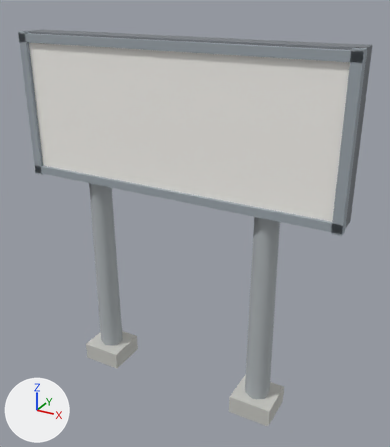
A saved change to the glTF model models/props/billboard/model.glb.
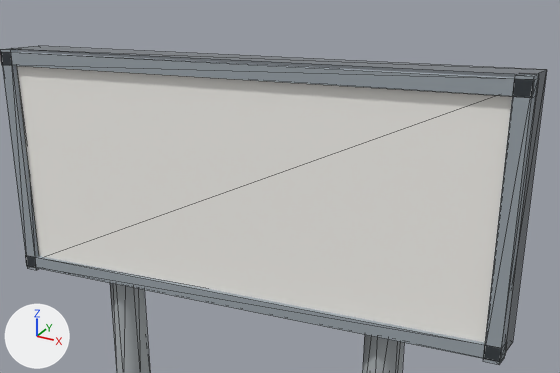
Each version appears first whole from a 50 mm lens placed at (10.91, -18.28, 17.34), pointed at (0.61, 0.44, 7.98), and next in a close-up on the part from 5% to 98% of the width and 0% to 54% of the height. The lights are fixed; the arrows at lower left show +X, +Y and +Z. The older version's two pictures come first. The close-ups show mesh edges as thin lines. Where no turn or scale is listed for an object, it has been applied to the vertices. Vertices at exactly the same position are counted once.

The older version as bpy lines, for what is in view:
```python
me_mesh_0 = bpy.data.meshes.new('Mesh_0')
me_mesh_0.from_pydata(...)  # 120 vertices, 192 faces; spans x -7.2..7.2, y -0.9..1.0, z -0.2..15.6
me_mesh_0.materials.append(mat_material_0)
ob_visual = bpy.data.objects.new('Visual', me_mesh_0)
ob_visual.location = (0.0, 0.0, 0.0)
```
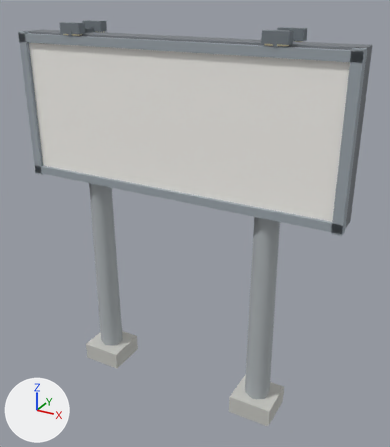
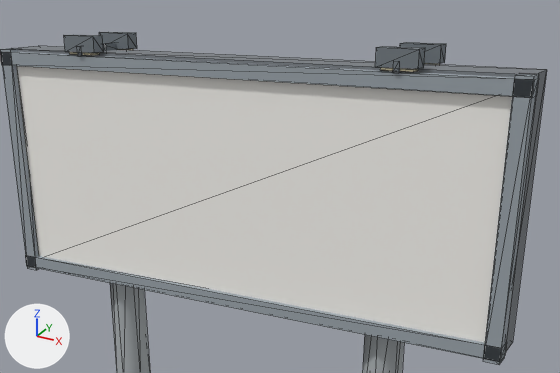
What the commit changed:
me_mesh_0 is used by ob_visual; location (0.0, 0.0, 0.0).
me_mesh_0 had 120 vertices, 192 faces and spanned x -7.2..7.2, y -0.9..1.0, z -0.2..15.6.
me_mesh_0 now has 216 vertices, 336 faces and spans x -7.2..7.2, y -0.9..1.0, z -0.2..16.0.
me_mesh_0 part 1: a new loose piece, a box spanning x -4.36..-4.24, y -0.1..0.9, z 15.53..15.77, in mat_material_0.
me_mesh_0 part 2: a new loose piece, a box spanning x -4.78..-3.83, y 0.51..0.89, z 15.62..16.02, in mat_material_0.
me_mesh_0 part 3: a new loose piece, a box spanning x 3.83..4.78, y 0.51..0.89, z 15.62..16.02, in mat_material_0.
me_mesh_0 part 4: a new loose piece, a box spanning x -4.36..-4.24, y -0.9..0.1, z 15.53..15.77, in mat_material_0.
me_mesh_0 part 5: a new loose piece, a box spanning x -4.78..-3.83, y -0.89..-0.51, z 15.62..16.02, in mat_material_0.
me_mesh_0 part 6: a new loose piece, a box spanning x -4.67..-3.93, y -0.85..-0.55, z 15.56..15.62, in mat_material_0.
me_mesh_0 part 7: a new loose piece, a box spanning x 4.24..4.36, y -0.9..0.1, z 15.53..15.77, in mat_material_0.
me_mesh_0 part 8: a new loose piece, a box spanning x 3.83..4.78, y -0.89..-0.51, z 15.62..16.02, in mat_material_0.
me_mesh_0 part 9: a new loose piece, a box spanning x 3.93..4.67, y -0.85..-0.55, z 15.56..15.62, in mat_material_0.
Other edits to the shape of me_mesh_0 do not show in these pictures.

Changed parts and their boxes [x1, y1, x2, y2] in the close-ups (560 x 373 px):
'Visual', reshaped
    before: [0, 46, 547, 373]
    after: [0, 32, 547, 373]
part 1 of me_mesh_0, added (mostly hidden)
    after: [103, 43, 117, 51]
part 2 of me_mesh_0, added
    after: [99, 32, 137, 49]
part 3 of me_mesh_0, added
    after: [400, 42, 446, 64]
part 4 of me_mesh_0, added
    after: [77, 46, 88, 56]
part 5 of me_mesh_0, added
    after: [64, 34, 104, 53]
part 6 of me_mesh_0, added
    after: [69, 52, 99, 55]
part 7 of me_mesh_0, added
    after: [393, 61, 404, 73]
part 8 of me_mesh_0, added
    after: [375, 46, 425, 69]
part 9 of me_mesh_0, added
    after: [380, 68, 418, 72]
